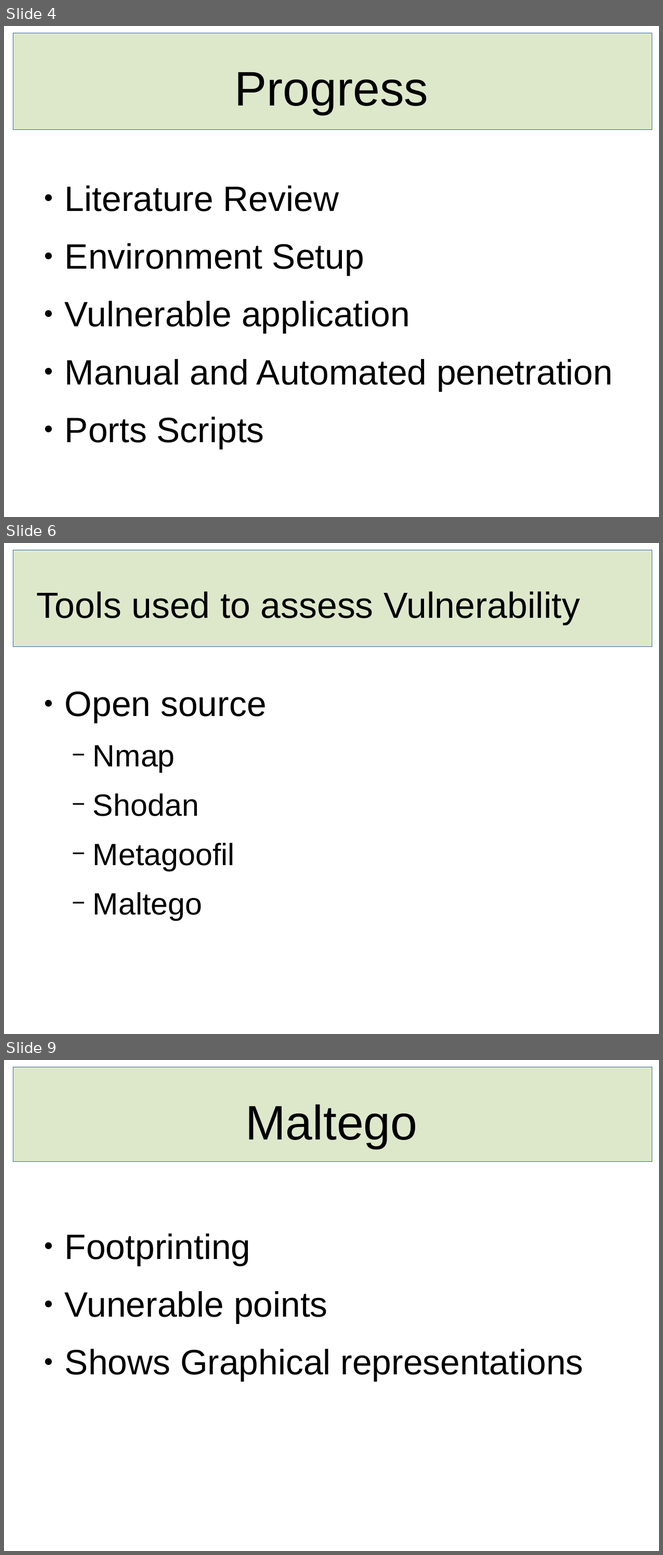
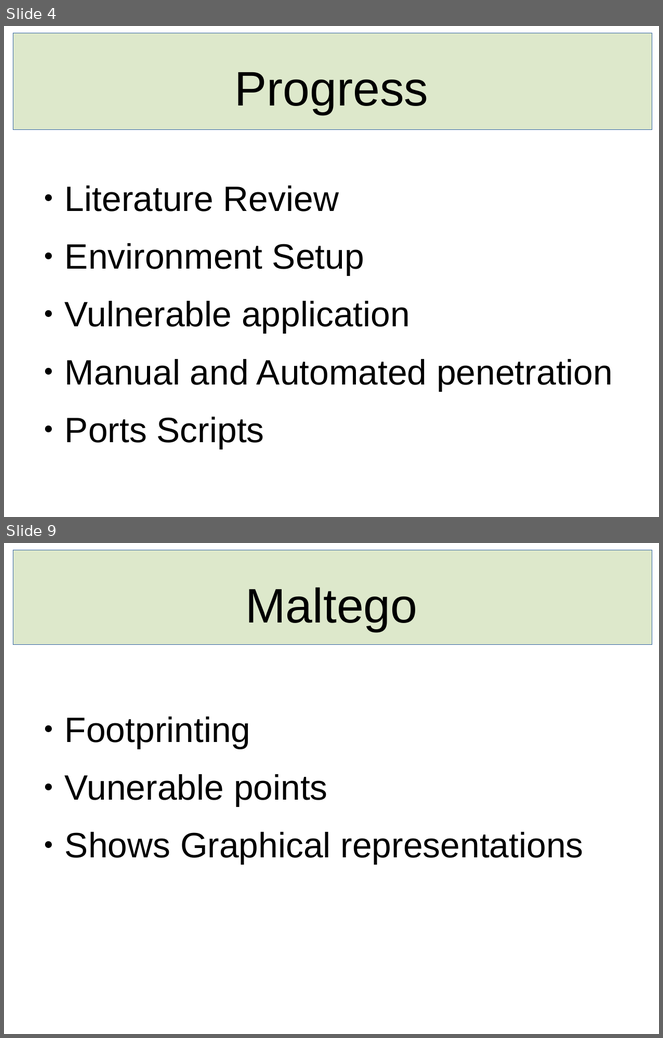
Before and after one commit to Shani123456-maker/finalyearproject, a slide deck: fyp-proposal_v1.pptx_1.odp. Shown one above the other, each under a label of ours: slides 4, 6 and 9 before the commit, slides 4 and 9 after it; the slides between them are not shown. The pictures are 663x1555 and 663x1038 pixels, drawn with LibreOffice and Linux fonts; fonts in the diff are those of the drawing. Boxes give left, top, right and bottom in pixels: in the first picture for what was removed or moved away, otherwise in the second. Text is boxed around its words. In the diff, an @@ line names an element or a change of style, - is before the commit and + after.

```diff
--- a/fyp-proposal_v1.pptx_1.odp
+++ b/fyp-proposal_v1.pptx_1.odp
@@ slide 6 removed at (4,543,659,1034), background #FFFFFF @@
@@ rectangle removed at (13,550,652,647) @@
@@ text removed at (37,591,580,625) @@
-Tools used to assess Vulnerability
@@ text removed at (65,691,266,921) @@
-● Open source
-  − Nmap
-  − Shodan
-  − Metagoofil
-  − Maltego
```
Also in this commit, not shown: 1 slide changed, 3 slides added, 2 other slides removed, 9 other files.
